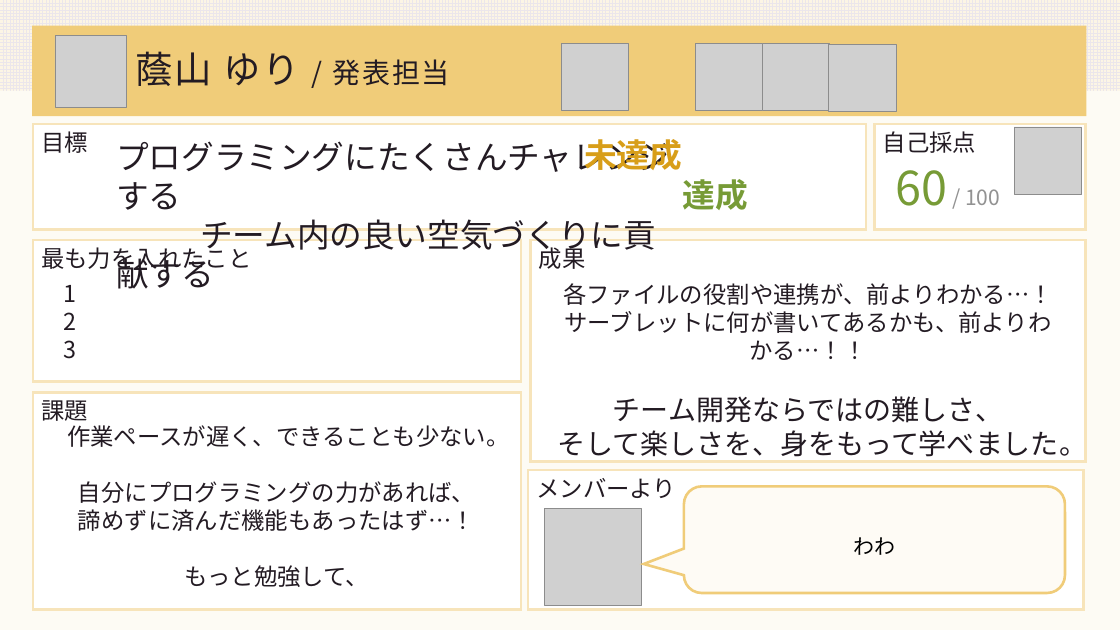
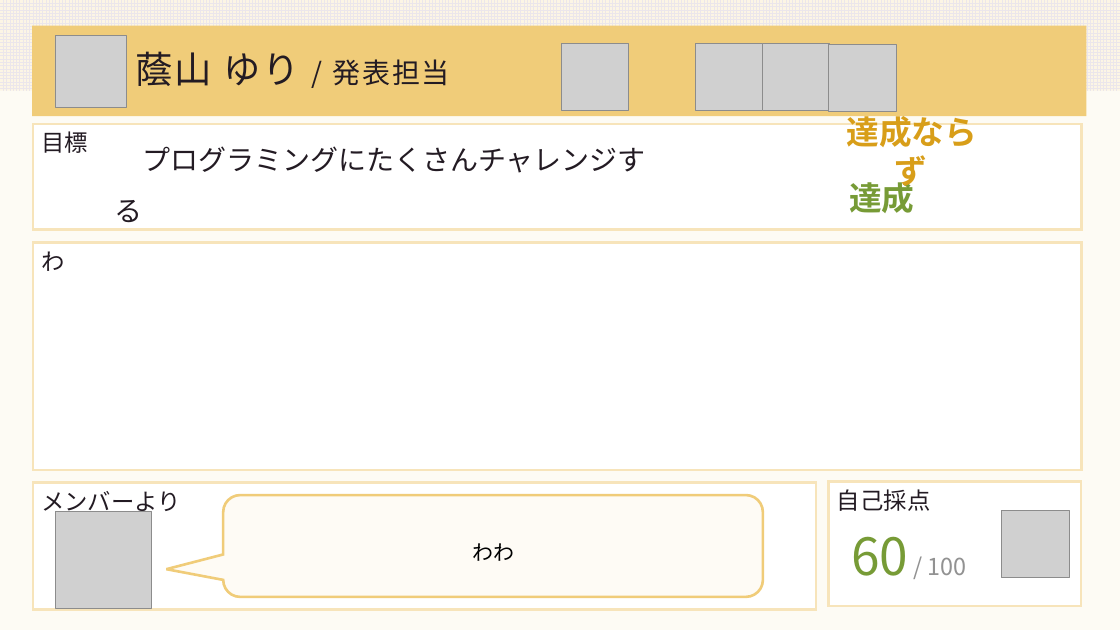
Before and after one commit to DOJO-2021/A-4, a slide deck: slide 19 of documents/worldMap発表資料.pptx (slide 23 before the commit). Drawn at 1120x630 pixels with LibreOffice and Linux fonts; fonts in the diff are those of the drawing; grey boxes stand for pictures. Boxes give left, top, right and bottom in pixels: in the first picture for what was removed or moved away, otherwise in the second. Text is boxed around its words. In the diff, an @@ line names an element or a change of style, - is before the commit and + after.

Commit message:
発表資料

```diff
--- a/documents/worldMap発表資料.pptx
+++ b/documents/worldMap発表資料.pptx
@@ text at box(846, 111, 977, 192): text changed @@
-未達成
+達成ならず
@@ rectangle "目標": place and size @@
-rectangle "目標" at box(33, 124, 866, 230)
+rectangle "目標" at box(33, 124, 1081, 230)
@@ text "プログラミングにたくさんチャレンジする": place and size @@
-text "プログラミングにたくさんチャレンジする" at box(116, 139, 670, 289)
+text "プログラミングにたくさんチャレンジする" at box(41, 146, 646, 516)
@@ text "プログラミングにたくさんチャレンジする" at box(41, 146, 646, 516): size 28 to 24 pt; line spacing 1 to 1.5 @@
@@ text "達成" rewrapped from box(683, 179, 748, 210) to box(849, 177, 914, 213) @@
@@ rectangle removed at box(33, 240, 521, 382) @@
-最も力を入れたこと
@@ rectangle added at box(33, 243, 1081, 471), fill #FFFFFF, outline #F7E4BA 2.25 pt, 20 pt, text #231B23 @@
+わ
@@ rectangle removed at box(530, 240, 1086, 461) @@
-成果
@@ text removed at box(63, 285, 76, 359) @@
-1
-2
-3
@@ text removed at box(557, 283, 1087, 462) @@
-各ファイルの役割や連携が、前よりわかる…！
-サーブレットに何が書いてあるかも、前よりわかる…！！
-チーム開発ならではの難しさ、
-そして楽しさを、身をもって学べました。
@@ rectangle removed at box(33, 392, 521, 610) @@
-課題
@@ text removed at box(67, 425, 509, 587) @@
-作業ペースが遅く、できることも少ない。
-自分にプログラミングの力があれば、
-諦めずに済んだ機能もあったはず…！
-もっと勉強して、
@@ rectangle "メンバーより": place and size @@
-rectangle "メンバーより" at box(528, 470, 1084, 609)
+rectangle "メンバーより" at box(33, 483, 816, 610)
@@ rounded speech box "わわ": place and size @@
-rounded speech box "わわ" at box(684, 486, 1065, 593)
+rounded speech box "わわ" at box(223, 495, 764, 597)
@@ rectangle "自己採点": place and size @@
-rectangle "自己採点" at box(875, 124, 1086, 230)
+rectangle "自己採点" at box(829, 481, 1081, 606)
@@ picture: place and size @@
-picture at box(544, 508, 641, 605)
+picture at box(55, 512, 152, 608)
@@ text "60 / 100": place and size @@
-text "60 / 100" at box(896, 170, 1000, 206)
+text "60 / 100" at box(851, 536, 967, 576)
@@ text "60 / 100" at box(851, 536, 967, 576): size 40 to 44 pt in "60"; size 18 to 20 pt in "/ 100" @@
@@ picture: place and size @@
-picture at box(1014, 127, 1081, 194)
+picture at box(1002, 510, 1069, 577)
```
Also in this commit, not shown: 8 other slides changed, 2 slides added, 3 slides removed.
